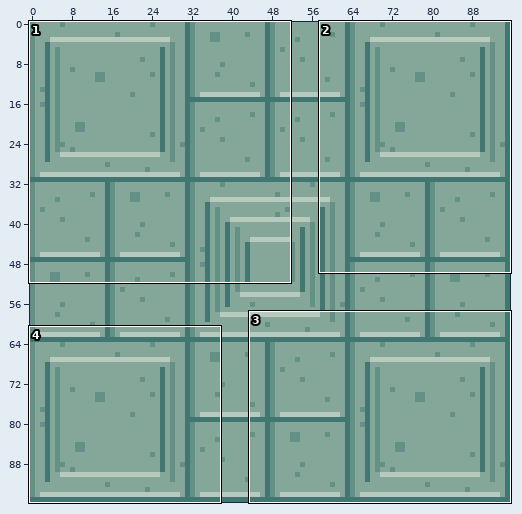
Sprite sheet: assets/images/spawn.png. The first picture is a wide view before the edit; the outline marks the close-up.
Close-up. Before the commit:
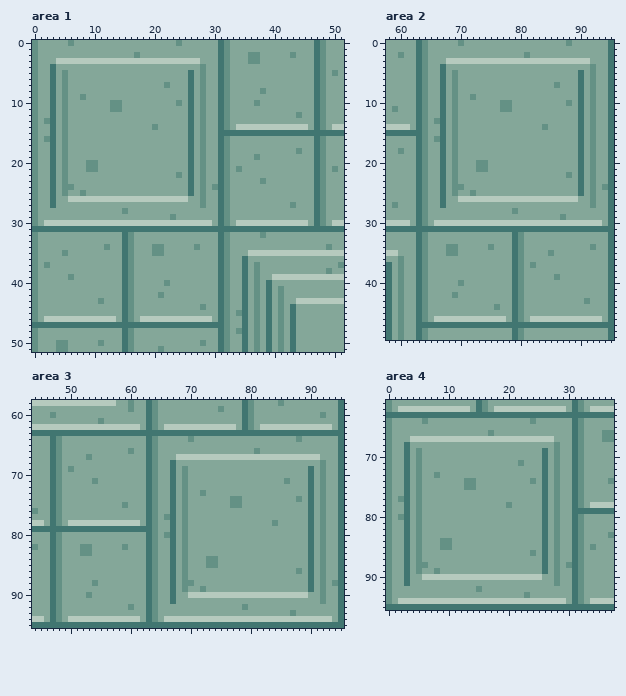
The file is 96x96 pixels. Shown: area 1: x 0..51, y 0..51; area 2: x 58..95, y 0..49; area 3: x 44..95, y 58..95; area 4: x 0..37, y 61..95.
The same view after the edit:
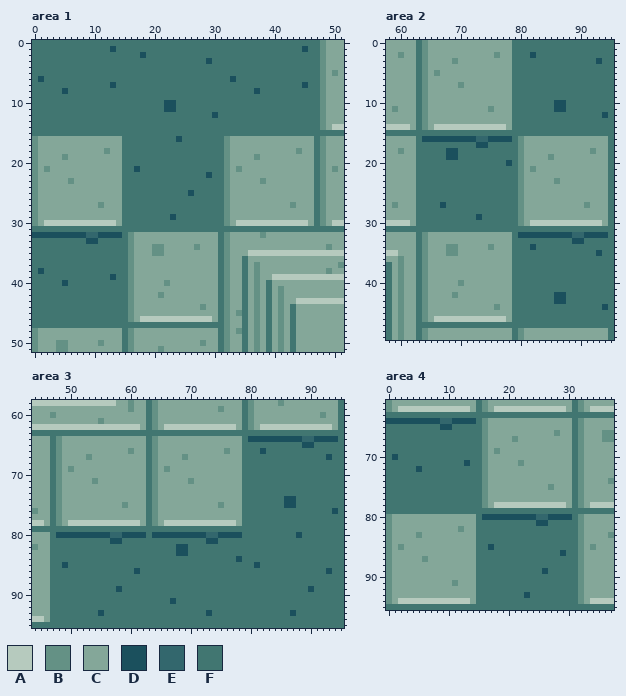
Palette (. is transparent): A #b6cabe  B #649185  C #84a799  D #1b505d  E #33676d  F #417671
Edits made:
Changed rows in their new state; - is an unchanged pixel.
Area 1:
first column x 0:
 0 FFFFFFFFFFFFFFFFFFFFFFFFFFFFFFF-FFFFFFFFFFFFFFF
 1 FFFFFFFFFFFFFDFFFFFFFFFFFFFFFFF-FFFFFFFFFFFFFDF
 2 FFFFFFFFFFFFFFFFFFDFFFFFFFFFFFF-FFFFFFFFFFFFFFF
 3 FFFFFFFFFFFFFFFFFFFFFFFFFFFFFDF-FFFFFFFFFFFFFFF
 4 FFF-FFFFFFFFFFFFFFFFFFFFFFFFFFF-FFFFFFFFFFFFFFF
 5 FFF-FFFFFFFFFFFFFFFFFFFFFF-FFFF-FFFFFFFFFFFFFFF
 6 FDF-FFFFFFFFFFFFFFFFFFFFFF-FFFF-FDFFFFFFFFFFFFF
 7 FFF-FFFFFFFFFDFFFFFFFFFFFF-FFFF-FFFFFFFFFFFFFDF
 8 FFF-FDFFFFFFFFFFFFFFFFFFFF-FFFF-FFFFFDFFFFFFFFF
 9 FFF-FFFFFFFFFFFFFFFFFFFFFF-FFFF-FFFFFFFFFFFFFFF
10 FFF-FFFFFFFFFFFFFFFFFFDDFF-FFFF-FFFFFFFFFFFFFFF
11 FFF-FFFFFFFFFFFFFFFFFFDDFF-FFFF-FFFFFFFFFFFFFFF
12 FFF-FFFFFFFFFFFFFFFFFFFFFF-FFFD-FFFFFFFFFFFFFFF
13 FFF-FFFFFFFFFFFFFFFFFFFFFF-FFFF-FFFFFFFFFFFFFFF
14 FFF-FFFFFFFFFFFFFFFFFFFFFF-FFFF-FFFFFFFFFFFFFFF
15 FFF-FFFFFFFFFFFFFFFFFFFFFF-FFFF----------------
16 --CC-C---------FFFFFFFFFDF-FFFF----------------
17 ---C-C---------FFFFFFFFFFF-FFFF----------------
18 ---C-C------B--FFFFFFFFFFF-FFFF----------------
19 ---C-----------FFFFFFFFFFF-FFFF----------------
20 ---C-C---CC----FFFFFFFFFFF-FFFF----------------
21 --BC-C---CC----FFDFFFFFFFF-FFFF----------------
22 ---C-C---------FFFFFFFFFFF-FFDF----------------
23 ---C-CB--------FFFFFFFFFFF-FFFF----------------
24 ---C-CC--------FFFFFFFFFFF-FFFF----------------
25 ---C-C--C------FFFFFFFFFFFDFFFF----------------
26 ---C--CCCCCCCCCFFFFFFFFFFFFFFFF----------------
27 ---C-------B---FFFFFFFFFFFFFFFF----------------
28 ---------------FFFFFFFFFFFFFFFF----------------
29 ---------------FFFFFFFFDFFFFFFF----------------
30 --------------CFFFFFFFFFFFFFFFF----------------
32 DDDDDDDDDEEDDDD--------------------------------
33 FFFFFFFFFDDFFFF--------------------------------
34 FFFFFFFFFFFFFFF--------------------------------
35 FFFFFFFFFFFFFFF--------------------------------
36 FFFFFFFFFFFFFFF--------------------------------
37 FFFFFFFFFFFFFFF--------------------------------
38 FDFFFFFFFFFFFFF--------------------------------
39 FFFFFFFFFFFFFDF--------------------------------
40 FFFFFDFFFFFFFFF--------------------------------
41 FFFFFFFFFFFFFFF--------------------------------
42 FFFFFFFFFFFFFFF--------------------------------
43 FFFFFFFFFFFFFFF--------------------------------
44 FFFFFFFFFFFFFFF--------------------------------
45 FFFFFFFFFFFFFFF--------------------------------
46 FFFFFFFFFFFFFFF--------------------------------
Area 2:
first column x 64:
 0 ------C--------FFFFFFFFFFFFFFFF
 1 ---------------FFFFFFFFFFFFFFFF
 2 ------------B--FFFDFFFFFFFFFFFF
 3 ----CBCCCCCCCCCFFFFFFFFFFFFFFDF
 4 ---C-----------FFFFFFFFFFFFFFFF
 5 --BC-C---------FFFFFFFFFFF-FFFF
 6 ---C-C---------FFFFFFFFFFF-FFFF
 7 ---C-CB--------FFFFFFFFFFF-FFFF
 8 ---C-C---------FFFFFFFFFFF-FFFF
 9 ---C-C--C------FFFFFFFFFFF-FFFF
10 ---C-C-------CCFFFFFFFDDFF-FFFF
11 ---C-C-----B-CCFFFFFFFDDFF-FFFF
12 ---C-C---------FFFFFFFFFFF-FFFD
13 --CC-C---------FFFFFFFFFFF-FFFF
14 --AAAAAAAAAAAA-FFFFFFFFFFF-FFFF
15 FFF-FFFFFFFFFFFFFFFFFFFFFF-FFFF
16 DDDDDDDDDEEDDDDFB---------C-C--
17 FFF-FFFFFDDFFFFFB---------C-C--
18 FFF-DDFFFFFFFFFFB---------C----
19 FFF-DDFFFFFFFFFFB----B----C-C--
20 FFF-FFFFFFFFFFDFB---------C-C--
21 FFF-FFFFFFFFFFFFB-B-------C-C--
22 FFF-FFFFFFFFFFFFB-------C-C-C--
23 FFF-FFFFFFFFFFFFB-----B---C-C--
24 FFF-FFFFFFFFFFFFB---------C-C-C
25 FFF-FFFFFFFFFFFFB---------C-C--
26 FFF-FFFFFFFFFFFFBCCCCCCCCC--C--
27 FFFDFFFFFFFFFFFFB----------BC--
28 FFFFFFFFFFFFFFFFB--------------
29 FFFFFFFFFDFFFFFFB------C-------
30 FFFFFFFFFFFFFFFFBC-------------
32 ----------------DDDDDDDDDEEDDDD
33 ----------------FFFFFFFFFDDFFFF
34 ----------------FFDFFFFFFFFFFFF
35 ----------------FFFFFFFFFFFFFDF
36 ----------------FFFFFFFFFFFFFFF
37 ----------------FFFFFFFFFFFFFFF
38 ----------------FFFFFFFFFFFFFFF
39 ----------------FFFFFFFFFFFFFFF
40 ----------------FFFFFFFFFFFFFFF
41 ----------------FFFFFFFFFFFFFFF
42 ----------------FFFFFFDDFFFFFFF
43 ----------------FFFFFFDDFFFFFFF
44 ----------------FFFFFFFFFFFFFFD
45 ----------------FFFFFFFFFFFFFFF
46 ----------------FFFFFFFFFFFFFFF
Area 3:
first column x 48:
64 ----------------------C--------FDDDDDDDDDEEDDDD
65 -------------------------------FFFFFFFFFFDDFFFF
66 ----------------------------B--FFFDFFFFFFFFFFFF
67 --------------------CBCCCCCCCCCFFFFFFFFFFFFFFDF
68 -------------------C-----------FFFFFFFFFFFFFFFF
69 ------------------BC-C---------FFFFFFFFFFF-FFFF
70 -------------------C-C---------FFFFFFFFFFF-FFFF
71 -------------------C-CB--------FFFFFFFFFFF-FFFF
72 -------------------C-C---------FFFFFFFFFFF-FFFF
73 -------------------C-C--C------FFFFFFFFFFF-FFFF
74 -------------------C-C-------CCFFFFFFFDDFF-FFFF
75 -------------------C-C-----B-CCFFFFFFFDDFF-FFFF
76 -------------------C-C---------FFFFFFFFFFF-FFFD
77 ------------------CC-C---------FFFFFFFFFFF-FFFF
78 ------------------AAAAAAAAAAAA-FFFFFFFFFFF-FFFF
79 ----------------FFF-FFFFFFFFFFFFFFFFFFFFFF-FFFF
80 DDDDDDDDDEEDDDD-DDDDDDDDDEEDDDDFFFFFFFFFDF-FFFF
81 FFFFFFFFFDDFFFF-FFF-FFFFFDDFFFFFFFFFFFFFFF-FFFF
82 FFFFFFFFFFFFFFF-FFF-DDFFFFFFFFFFFFFFFFFFFF-FFFF
83 FFFFFFFFFFFFFFF-FFF-DDFFFFFFFFFFFFFFFFFFFF-FFFF
84 FFFFFFFFFFFFFFF-FFF-FFFFFFFFFFDFFFFFFFFFFF-FFFF
85 FDFFFFFFFFFFFFF-FFF-FFFFFFFFFFFFFDFFFFFFFF-FFFF
86 FFFFFFFFFFFFFDF-FFF-FFFFFFFFFFFFFFFFFFFFFF-FFDF
87 FFFFFFFFFFFFFFF-FFF-FFFFFFFFFFFFFFFFFFFFFF-FFFF
88 FFFFFFFFFFFFFFF-FFF-FFFFFFFFFFFFFFFFFFFFFF-FFFF
89 FFFFFFFFFFDFFFF-FFF-FFFFFFFFFFFFFFFFFFFFFFDFFFF
90 FFFFFFFFFFFFFFF-FFF-FFFFFFFFFFFFFFFFFFFFFFFFFFF
91 FFFFFFFFFFFFFFF-FFFDFFFFFFFFFFFFFFFFFFFFFFFFFFF
92 FFFFFFFFFFFFFFF-FFFFFFFFFFFFFFFFFFFFFFFFFFFFFFF
93 FFFFFFFDFFFFFFF-FFFFFFFFFDFFFFFFFFFFFFFDFFFFFFF
94 FFFFFFFFFFFFFFF-FFFFFFFFFFFFFFFFFFFFFFFFFFFFFFF
Area 4:
first column x 0:
64 DDDDDDDDDEEDDDDFB-------C------
65 FFFFFFFFFDDFFFFFB--------------
66 FFFFFFFFFFFFFFFFBC----------B--
67 FFFFFFFFFFFFFFFFBCCCCBCCCCCC---
68 FFF-FFFFFFFFFFFFB-----------C--
69 FFF-FFFFFFFFFFFFB-B-------C-C--
70 FDF-FFFFFFFFFFFFB---------C-C--
71 FFF-FFFFFFFFFDFFB---------C-C--
72 FFF-FDFFFFFFFFFFB---------C-C--
73 FFF-FFFFFFFFFFFFB---------C-C--
74 FFF-FFFFFFFFFFFFB-------C-C-C--
75 FFF-FFFFFFFFFFFFB---------CBC--
76 FFF-FFFFFFFFFFFFB---------C-C--
77 FFF-FFFFFFFFFFFFB---------C-C--
78 FFF-FFFFFFFFFFFFB-AAAAAAAAAAAA-
79 FFF-FFFFFFFFFFFFFFFFFFFFFF-FFFF
80 --CC-C---------FDDDDDDDDDEEDDDD
81 ---C-C---------FFFFFFFFFFDDFFFF
82 ---C-C------B--FFFFFFFFFFF-FFFF
83 ---C-----------FFFFFFFFFFF-FFFF
84 ---C-C---CC----FFFFFFFFFFF-FFFF
85 --BC-C---CC----FFDFFFFFFFF-FFFF
86 ---C-C---------FFFFFFFFFFF-FFDF
87 ---C-CB--------FFFFFFFFFFF-FFFF
88 ---C-CC--------FFFFFFFFFFF-FFFF
89 ---C-C--C------FFFFFFFFFFFDFFFF
90 ---C--CCCCCCCCCFFFFFFFFFFFFFFFF
91 ---C-------B---FFFFFFFFFFFFFFFF
92 ---------------FFFFFFFFFFFFFFFF
93 ---------------FFFFFFFFDFFFFFFF
94 --------------CFFFFFFFFFFFFFFFF
